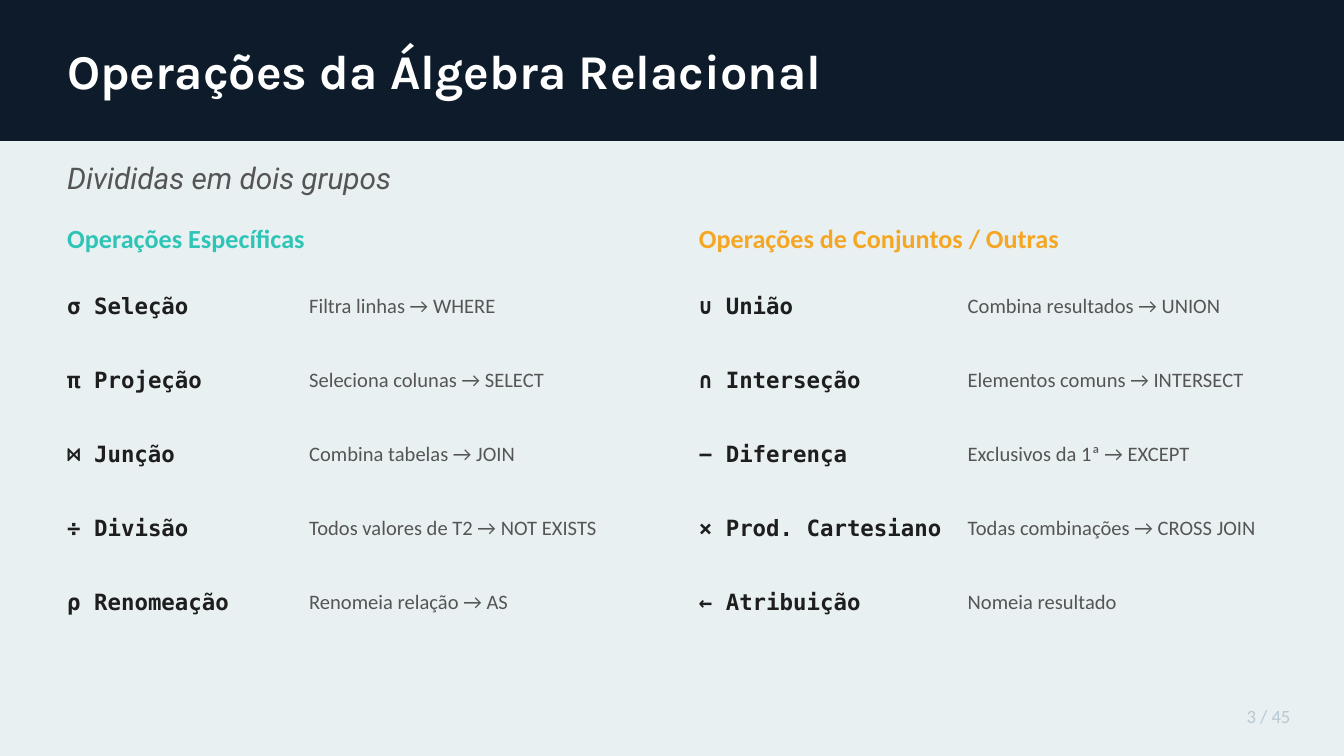
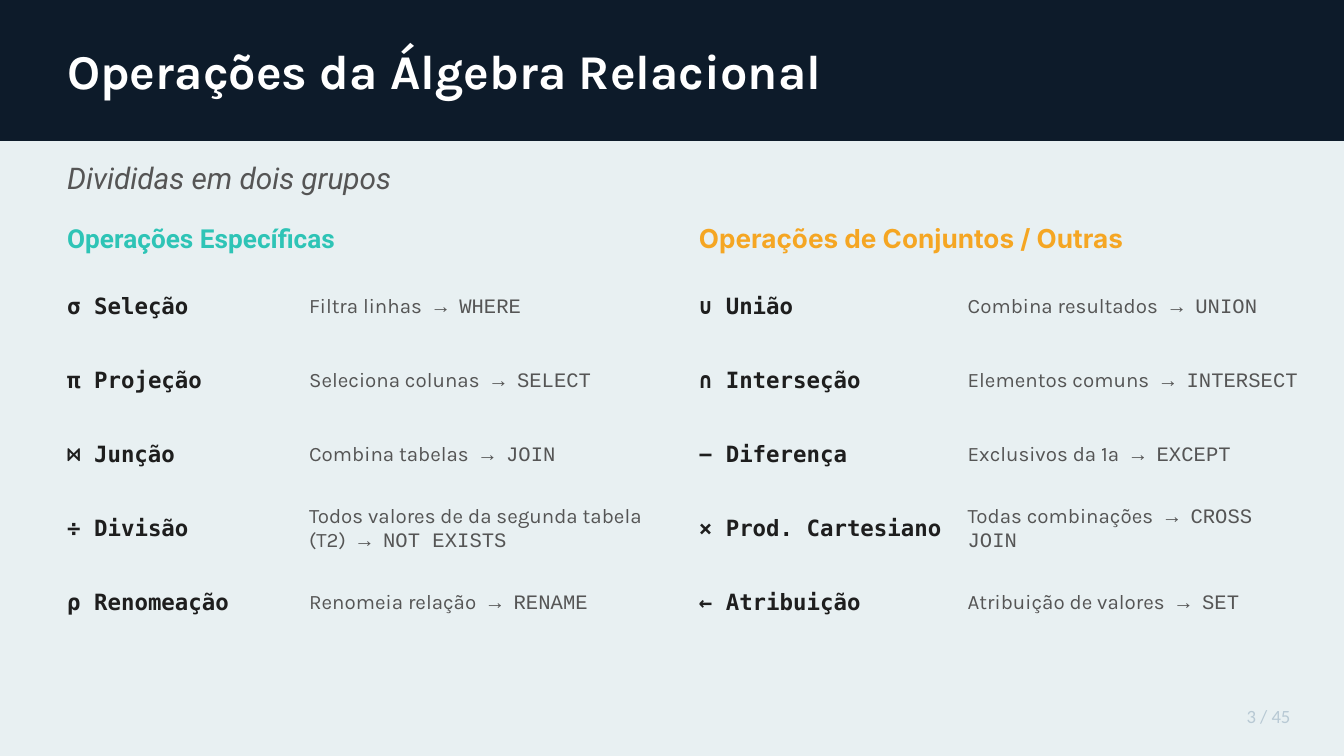
Before and after one commit to patrickaraujo/disc_BD, a slide deck: slide 3 of ARQ09/Bloco1/Algebra_Relacional_Teoria_e_Exercicios_v2.odp. Drawn at 1344x756 pixels with LibreOffice and Linux fonts; fonts in the diff are those of the drawing. Boxes give left, top, right and bottom in pixels: in the first picture for what was removed or moved away, otherwise in the second. Text is boxed around its words. In the diff, an @@ line names an element or a change of style, - is before the commit and + after.

```diff
--- a/ARQ09/Bloco1/Algebra_Relacional_Teoria_e_Exercicios_v2.odp
+++ b/ARQ09/Bloco1/Algebra_Relacional_Teoria_e_Exercicios_v2.odp
@@ text "Operações Específicas" at bbox=[67, 228, 335, 254]: font Calibri to Roboto @@
@@ text "Operações de Conjuntos / Outras" at bbox=[699, 228, 1123, 254]: font Calibri to Inter @@
@@ text "Filtra linhas → WHERE" at bbox=[309, 299, 521, 313]: font Calibri to Karla in "Filtra linhas"; font Calibri to Courier New in "→ WHERE" @@
@@ text "Combina resultados → UNION" at bbox=[968, 299, 1257, 313]: font Calibri to Karla in "Combina resultados"; font Calibri to Courier New in "→ UNION" @@
@@ text "Seleciona colunas → SELECT" at bbox=[309, 373, 591, 387]: font Calibri to Karla in "Seleciona colunas"; font Calibri to Courier New in "→ SELECT" @@
@@ text "Elementos comuns → INTERSECT" at bbox=[968, 373, 1298, 387]: font Calibri to Karla in "Elementos comuns"; font Calibri to Courier New in "→ INTERSECT" @@
@@ text "Combina tabelas → JOIN" at bbox=[309, 447, 555, 461]: font Calibri to Karla in "Combina tabelas"; font Calibri to Courier New in "→ JOIN" @@
@@ text "Exclusivos da 1ª → EXCEPT" at bbox=[968, 447, 1231, 461]: font Calibri to Karla in "Exclusivos da 1ª"; font Calibri to Courier New in "→ EXCEPT" @@
@@ text at bbox=[309, 509, 642, 549]: text changed; font Calibri to Karla @@
-Todos valores de T2 → NOT EXISTS
+Todos valores de da segunda tabela (T2) → NOT EXISTS
@@ text "Todas combinações → CROSS JOIN" at bbox=[968, 509, 1253, 547]: font Calibri to Karla in "Todas combinações"; font Calibri to Courier New in "→ CROSS JOIN" @@
@@ text at bbox=[309, 595, 588, 613]: text changed; font Calibri to Karla @@
-Renomeia relação → AS
+Renomeia relação → RENAME
@@ text at bbox=[968, 595, 1239, 613]: text changed; font Calibri to Karla @@
-Nomeia resultado
+Atribuição de valores → SET
```
Also in this commit, not shown: 11 other slides changed, 1 other file.
